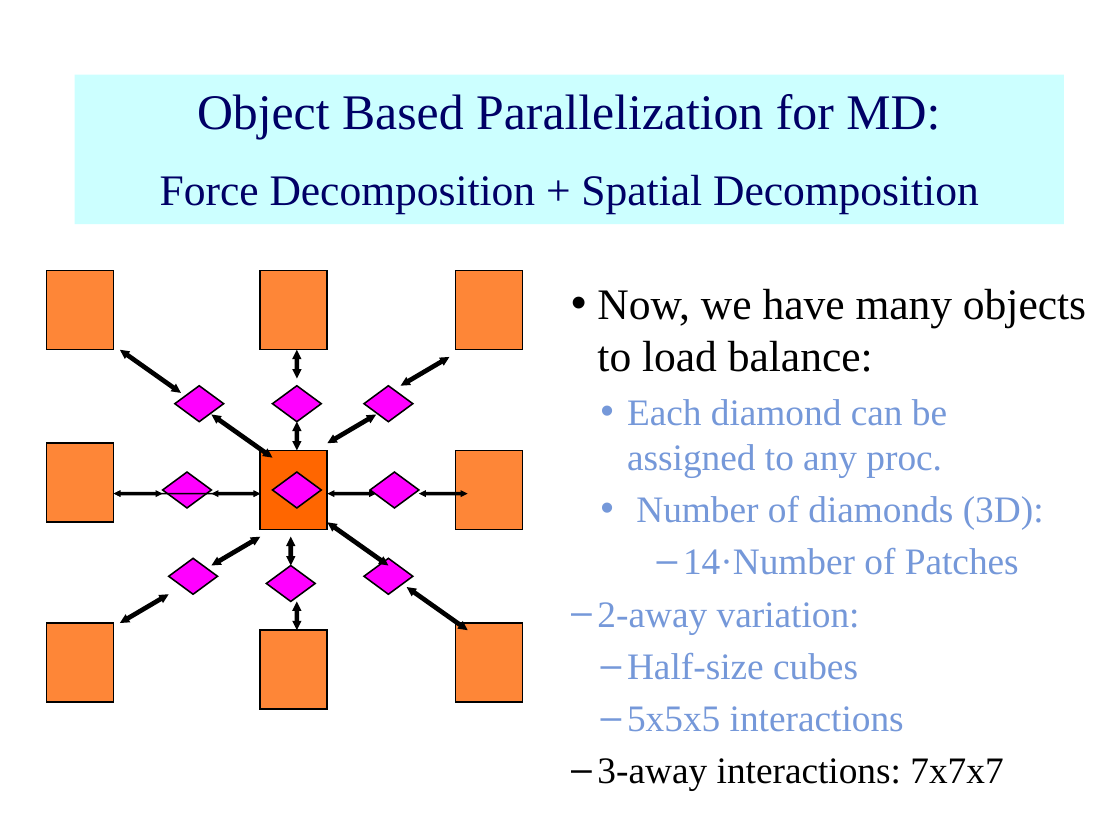
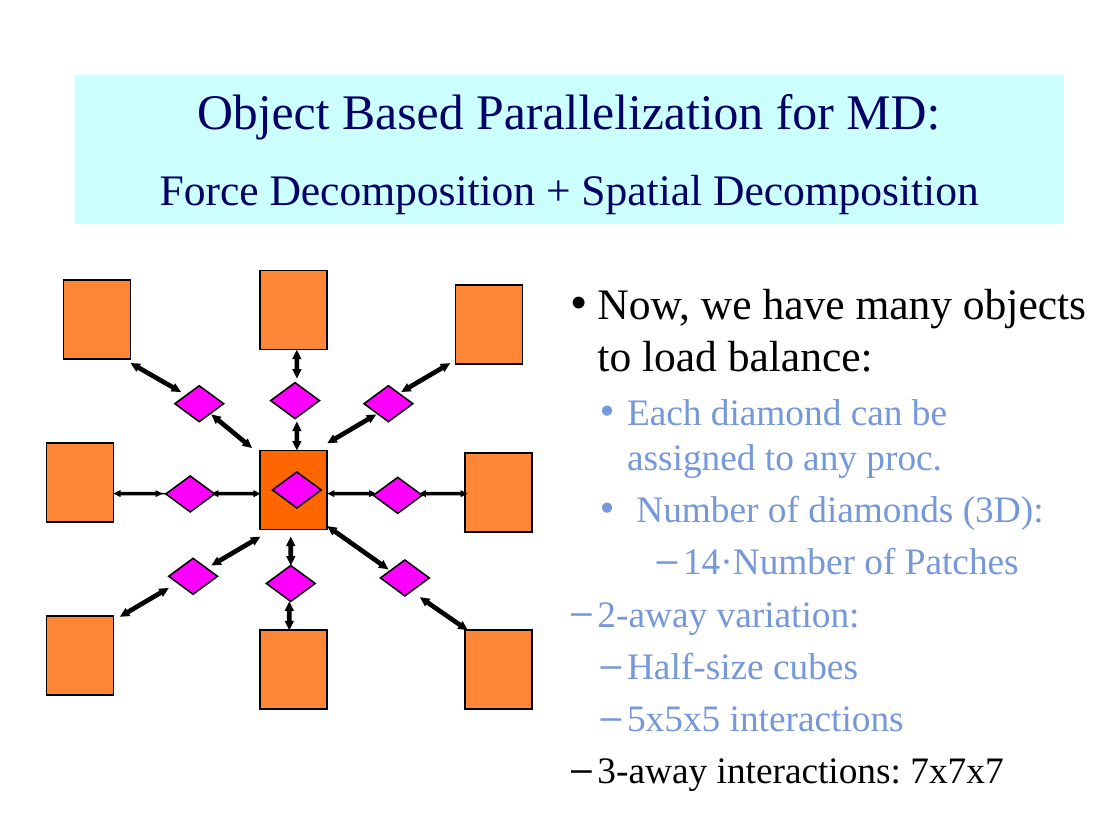
Before and after one commit to UIUC-PPL/charm_tutorial, a slide deck: slide 3 of designExamples.pptx. Drawn at 1120x840 pixels with LibreOffice and Linux fonts; fonts in the diff are those of the drawing; background and template pictures are left out. Boxes give left, top, right and bottom in pixels: in the first picture for what was removed or moved away, otherwise in the second. Text is boxed around its words. In the diff, an @@ line names an element or a change of style, - is before the commit and + after.

```diff
--- a/designExamples.pptx
+++ b/designExamples.pptx
@@ rectangle: place and size @@
-rectangle at bbox=[47, 271, 114, 351]
+rectangle at bbox=[64, 280, 131, 360]
@@ rectangle: place and size @@
-rectangle at bbox=[456, 271, 523, 351]
+rectangle at bbox=[456, 284, 523, 364]
@@ double arrow moved from (120, 349) - (181, 393) to (131, 363) - (181, 392) @@
@@ double arrow moved from (449, 357) - (401, 385) to (450, 363) - (401, 392) @@
@@ double arrow moved from (212, 414) - (272, 458) to (212, 414) - (252, 448) @@
@@ diamond: place and size @@
-diamond at bbox=[162, 472, 212, 507]
+diamond at bbox=[166, 476, 215, 512]
@@ diamond: place and size @@
-diamond at bbox=[370, 472, 419, 507]
+diamond at bbox=[373, 477, 422, 513]
@@ rectangle: place and size @@
-rectangle at bbox=[456, 450, 523, 530]
+rectangle at bbox=[465, 452, 532, 532]
@@ double arrow moved from (327, 522) - (389, 566) to (327, 526) - (389, 569) @@
@@ diamond: place and size @@
-diamond at bbox=[364, 558, 413, 594]
+diamond at bbox=[381, 560, 430, 596]
@@ double arrow moved from (169, 595) - (120, 623) to (169, 588) - (120, 617) @@
@@ double arrow moved from (407, 587) - (468, 631) to (420, 597) - (468, 631) @@
@@ rectangle: place and size @@
-rectangle at bbox=[47, 623, 114, 702]
+rectangle at bbox=[47, 616, 114, 696]
@@ double arrow moved from (297, 601) - (297, 631) to (289, 601) - (289, 631) @@
@@ rectangle: place and size @@
-rectangle at bbox=[456, 623, 523, 702]
+rectangle at bbox=[465, 631, 532, 710]
```
Also in this commit, not shown: 6 other slides changed, 31 other files.
